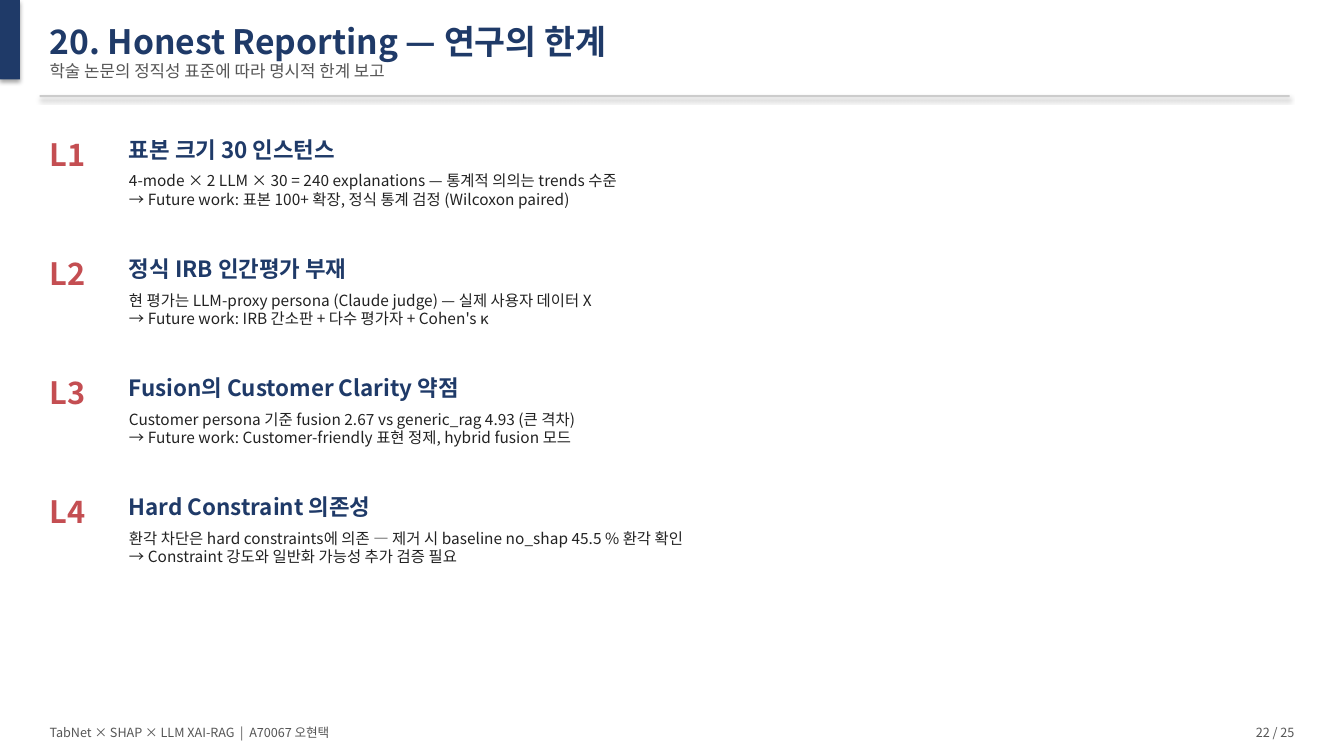
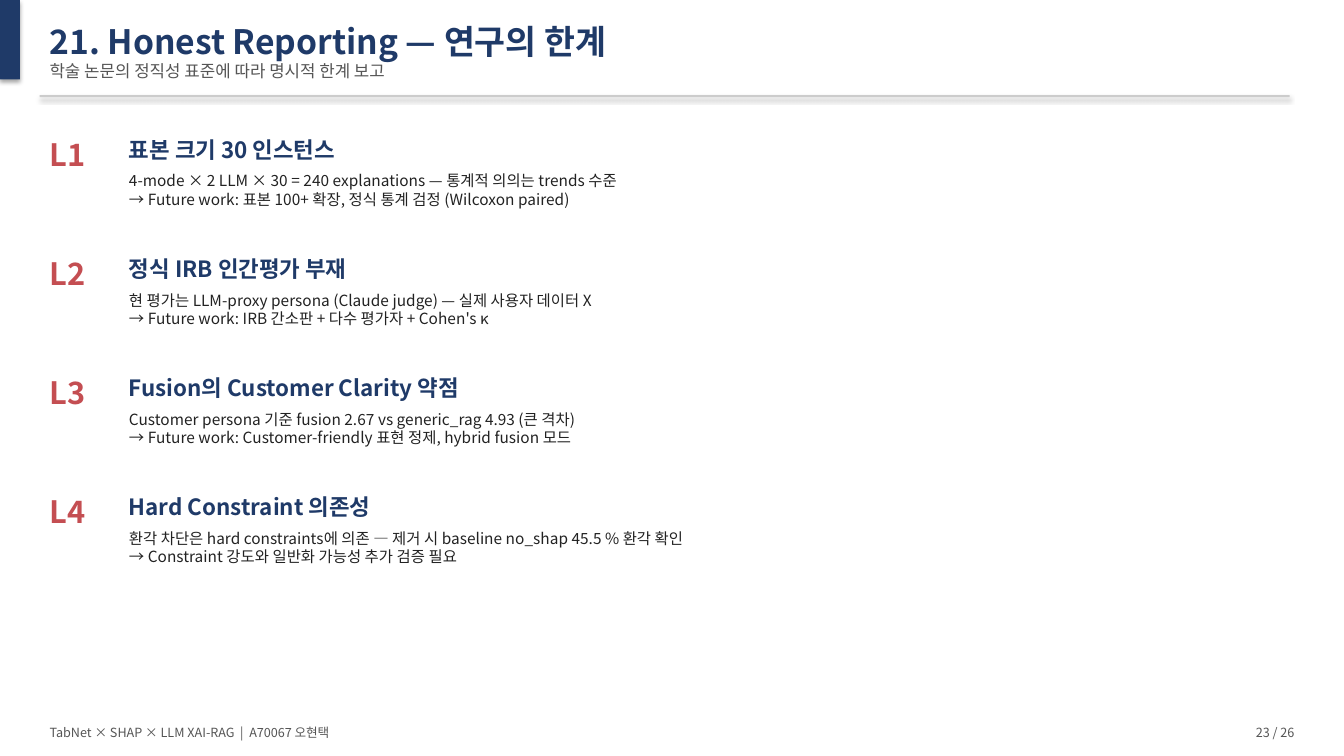
Before and after one commit to Tim-Green0/tabnet-xai-rag-credit, a slide deck: slide 23 of paper/thesis_slides.pptx (slide 22 before the commit). Drawn at 1344x756 pixels with LibreOffice and Linux fonts; fonts in the diff are those of the drawing. Boxes give left, top, right and bottom in pixels: in the first picture for what was removed or moved away, otherwise in the second. Text is boxed around its words. In the diff, an @@ line names an element or a change of style, - is before the commit and + after.

```diff
--- a/paper/thesis_slides.pptx
+++ b/paper/thesis_slides.pptx
@@ text at [50, 25, 606, 62]: text changed @@
-20. Honest Reporting — 연구의 한계
+21. Honest Reporting — 연구의 한계
@@ text at [1256, 727, 1294, 737]: text changed @@
-22 / 25
+23 / 26
```
Also in this commit, not shown: 21 other slides changed, 2 slides added, 1 slide removed, 1 other file.
